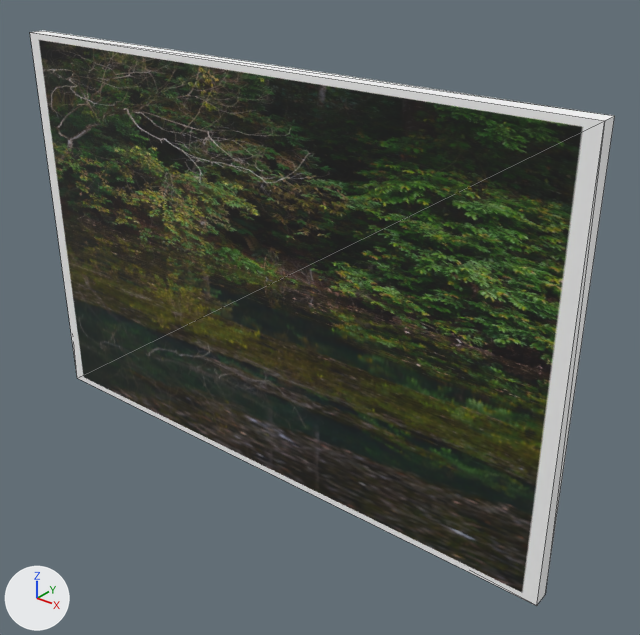
Two versions of the glTF model public_models/7/model-2352.glb, one commit apart.
Both versions are drawn from a camera (50 mm lens) standing at (0.633, -0.698, 0.413) and looking at (0.06, 0.019, -0.031). The axes (+X, +Y, +Z) are drawn at lower left. The lights are the same throughout. The older version comes first. Mesh edges are drawn as thin lines. Vertices at exactly the same position are counted once.

In view in the first picture: 'ArtPanel'.
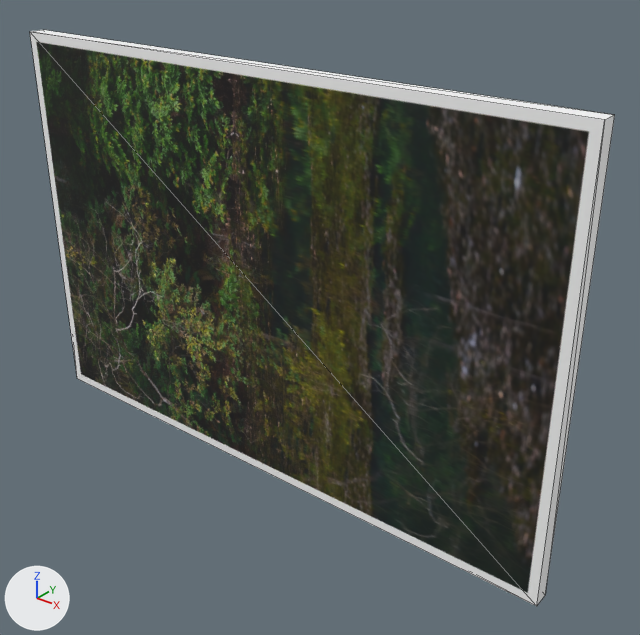
The newer file is also turned or shifted as a whole; pictures and numbers use the older file's frame.

Boxes [x1, y1, x2, y2] around the edits, measured in the pictures (640 x 635 px; the box of a moved part takes in the faces that stretch with it):
part 1 of me_plane, moved or reshaped: [30, 30, 615, 606] in both

Diff of the bpy script that builds the scene:
```diff
--- a/public_models/7/model-2352.glb.py
+++ b/public_models/7/model-2352.glb.py
@@ me_plane @@
 # used by ob_artpanel; location = (0.0, 0.0, 0.0)
-me_plane.from_pydata(...)  # 8 vertices, 12 faces; spans x -0.375..0.375, y -0.02..0.0, z -0.249..0.249
-me_plane.vertices[0].co = (-0.375, -0.02, -0.249)  # pixel (77, 378)
-me_plane.vertices[1].co = (0.375, -0.02, -0.249)  # pixel (536, 605)
-me_plane.vertices[2].co = (-0.375, -0.02, 0.249)  # pixel (29, 32)
-me_plane.vertices[3].co = (0.375, -0.02, 0.249)  # pixel (604, 120)
-me_plane.vertices[4].co = (-0.375, 0.0, -0.249)
-me_plane.vertices[5].co = (0.375, 0.0, -0.249)  # pixel (545, 594)
-me_plane.vertices[6].co = (-0.375, 0.0, 0.249)  # pixel (43, 30)
-me_plane.vertices[7].co = (0.375, 0.0, 0.249)  # pixel (614, 115)
+me_plane.from_pydata(...)  # 8 vertices, 12 faces; spans x -0.375..0.375, y -0.02..0.0, z -0.25..0.25
+# me_plane part 1
+me_plane.vertices[0].co = (0.375, -0.02, -0.25)  # pixel (536, 606)
+me_plane.vertices[1].co = (0.375, -0.02, 0.25)  # pixel (604, 119)
+me_plane.vertices[2].co = (-0.375, -0.02, -0.25)  # pixel (77, 378)
+me_plane.vertices[3].co = (-0.375, -0.02, 0.25)  # pixel (29, 31)
+me_plane.vertices[4].co = (0.375, 0.0, -0.25)  # pixel (545, 595)
+me_plane.vertices[5].co = (0.375, 0.0, 0.25)  # pixel (614, 114)
+me_plane.vertices[6].co = (-0.375, 0.0, -0.25)
+me_plane.vertices[7].co = (-0.375, 0.0, 0.25)  # pixel (43, 29)
 me_plane.materials.append(mat_artworkmaterial)
```
